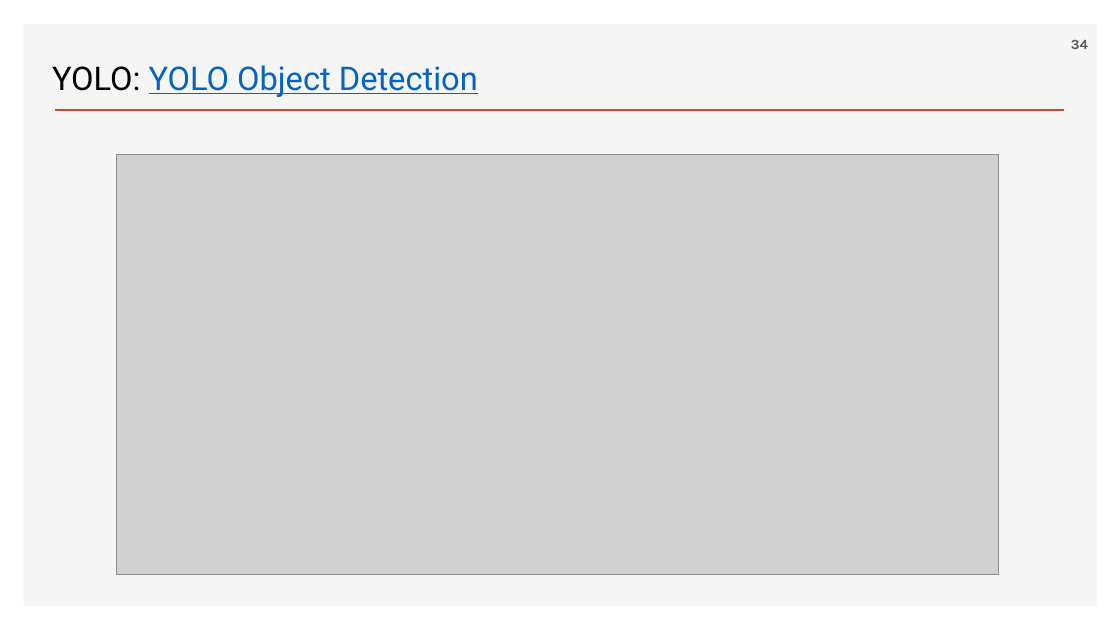
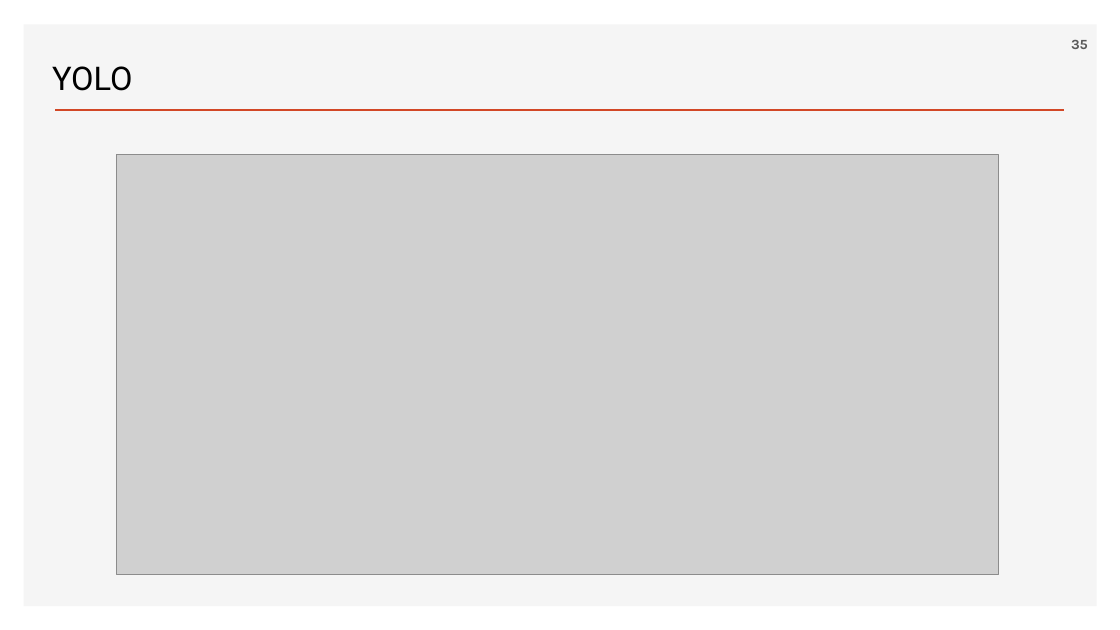
Before and after one commit to ancestor9/2026_Fall_Deep-Learning-with-Python, a slide deck: slide 35 of Chapter 11 Image segmentation.pptx (slide 34 before the commit). Drawn at 1120x630 pixels with LibreOffice and Linux fonts; fonts in the diff are those of the drawing; grey boxes stand for pictures; background and template pictures are left out. Boxes give left, top, right and bottom in pixels: in the first picture for what was removed or moved away, otherwise in the second. Text is boxed around its words. In the diff, an @@ line names an element or a change of style, - is before the commit and + after.

```diff
--- a/Chapter 11 Image segmentation.pptx
+++ b/Chapter 11 Image segmentation.pptx
@@ page number at box(1071, 40, 1088, 49): text changed @@
-34
+35
@@ text at box(52, 66, 133, 91): text changed; text colour #0563C1 to #000000 @@
-YOLO: YOLO Object Detection
+YOLO
```
Also in this commit, not shown: 19 other slides changed, 4 slides added, 3 slides removed.
